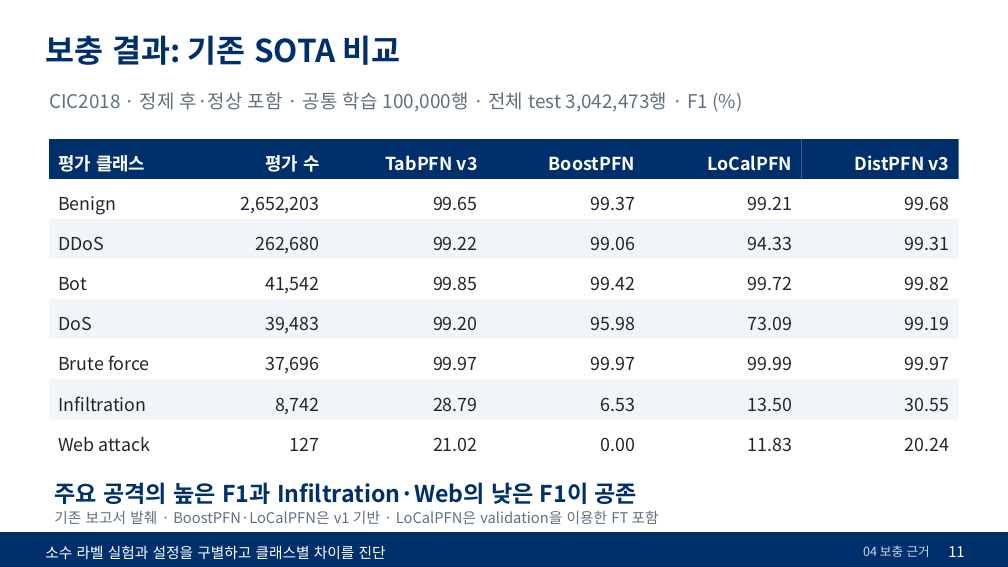
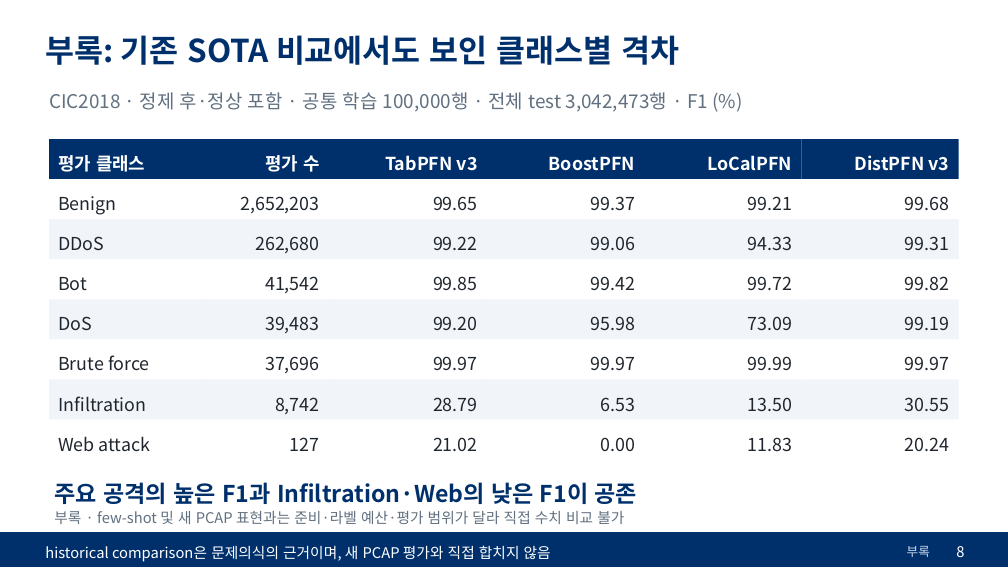
Before and after one commit to westpark9/imbal_cic, a slide deck: slide 8 of docs/slides/kor/20261029_PCAP_연구방향.pptx (slide 11 before the commit). Drawn at 1008x567 pixels with LibreOffice and Linux fonts; fonts in the diff are those of the drawing. Boxes give left, top, right and bottom in pixels: in the first picture for what was removed or moved away, otherwise in the second. Text is boxed around its words. In the diff, an @@ line names an element or a change of style, - is before the commit and + after.

Commit message:
revise PCAP data quality slides

```diff
--- a/docs/slides/kor/20261029_PCAP_연구방향.pptx
+++ b/docs/slides/kor/20261029_PCAP_연구방향.pptx
@@ text at bbox=[45, 35, 679, 65]: text changed @@
-보충 결과: 기존 SOTA 비교
+부록: 기존 SOTA 비교에서도 보인 클래스별 격차
@@ text at bbox=[54, 511, 624, 524]: text changed @@
-기존 보고서 발췌 · BoostPFN·LoCalPFN은 v1 기반 · LoCalPFN은 validation을 이용한 FT 포함
+부록 · few-shot 및 새 PCAP 표현과는 준비·라벨 예산·평가 범위가 달라 직접 수치 비교 불가
@@ text at bbox=[45, 545, 551, 562]: text changed @@
-소수 라벨 실험과 설정을 구별하고 클래스별 차이를 진단
+historical comparison은 문제의식의 근거이며, 새 PCAP 평가와 직접 합치지 않음
@@ text at bbox=[907, 546, 930, 557]: text changed @@
-04 보충 근거
+부록
@@ text at bbox=[956, 546, 964, 557]: text changed @@
-11
+8
```
Also in this commit, not shown: 2 other slides changed, 5 slides added, 8 slides removed, 23 other files.
